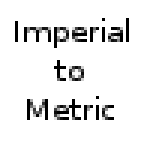
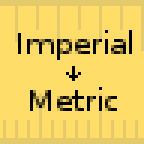
Comparing the layer stacks of the two (144, 144) images. Changes:
added layer "Metric" above "to ..." over [30,87,117,111]
added layer "Layer #2" above "Imperial" over [66,66,81,81]
renamed "Imperial ..." to "Imperial", painted on it over [15,18,132,120]
added layer "Layer #1" (19%) above "Layer" over [0,0,144,144]
added layer "Layer" above "Background" over [0,0,144,144]
